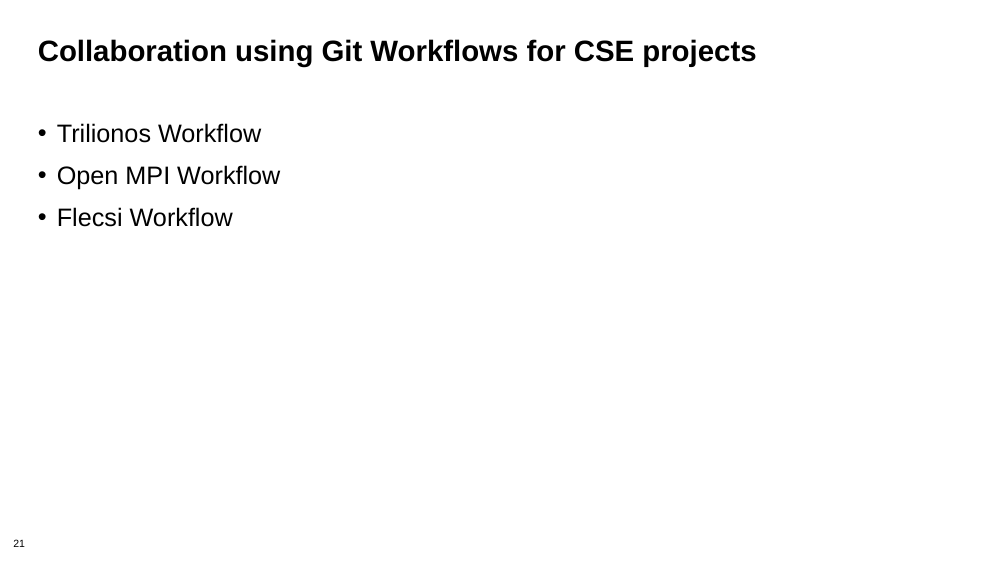
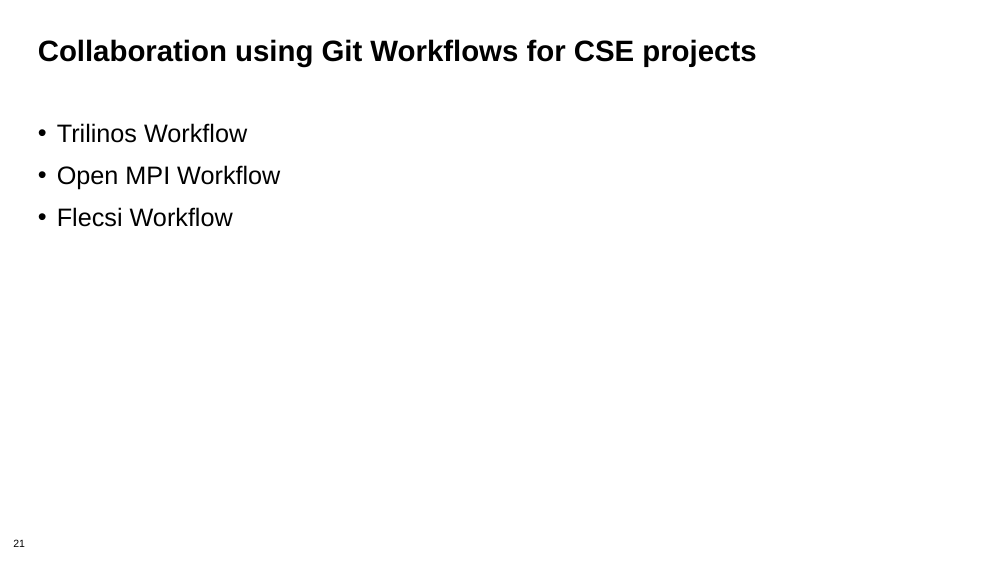
Before and after one commit to bssw-tutorial/presentations, a slide deck: slide 21 of git-workflows.pptx. Drawn at 1008x567 pixels with LibreOffice and Linux fonts; fonts in the diff are those of the drawing; background and template pictures are left out. Boxes give left, top, right and bottom in pixels: in the first picture for what was removed or moved away, otherwise in the second. Text is boxed around its words. In the diff, an @@ line names an element or a change of style, - is before the commit and + after.

Commit message:
Fix typo
Addresses #102

```diff
--- a/git-workflows.pptx
+++ b/git-workflows.pptx
@@ text at [57,123,247,143]: text changed @@
-• Trilionos Workflow
+• Trilinos Workflow
```
